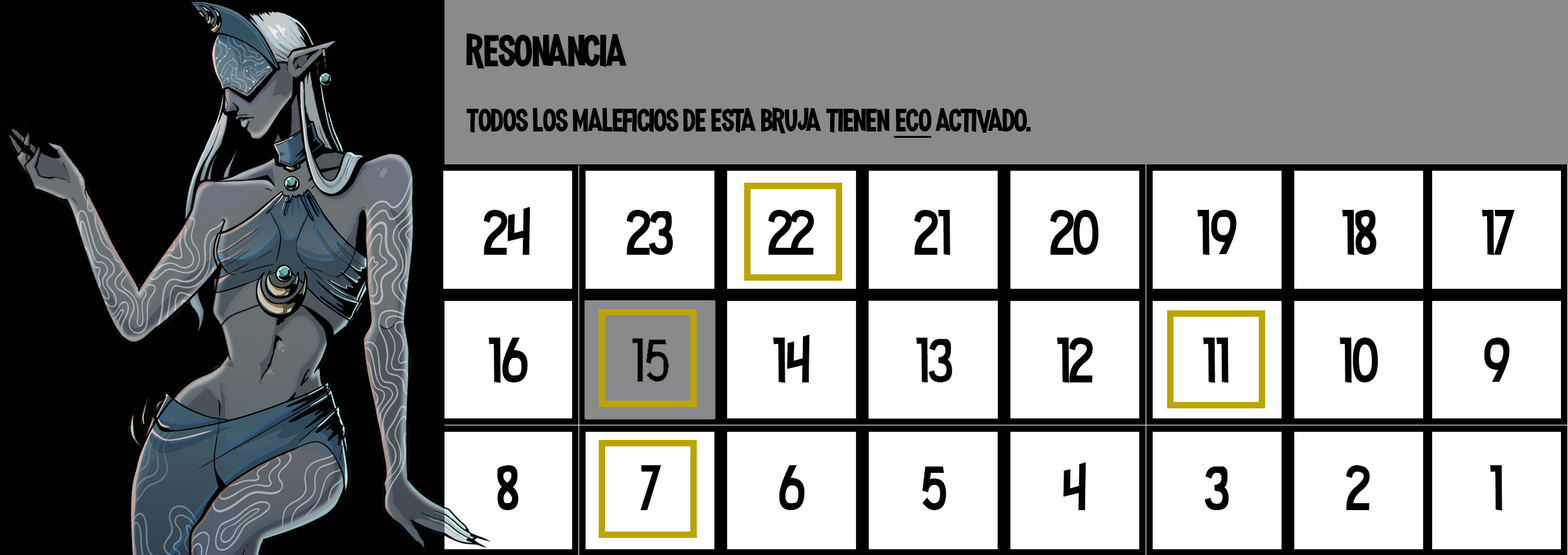
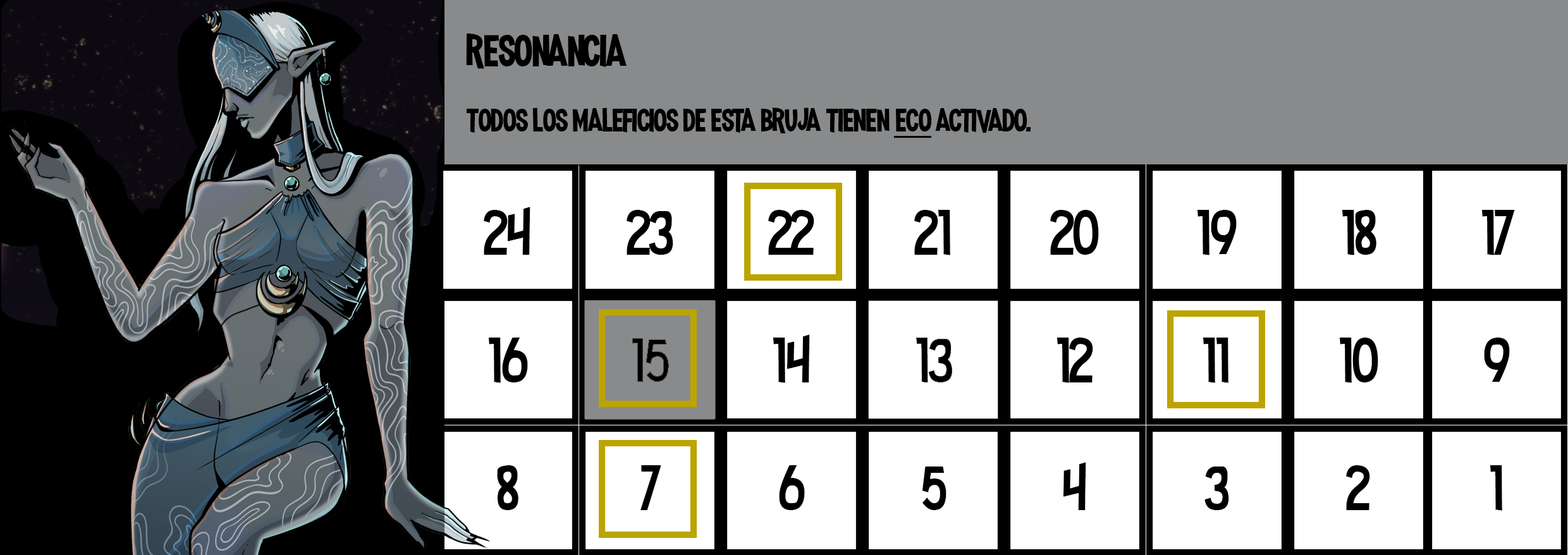
Before/after of a 1568x555 layered artwork. What changed in the layer stack:
added layer "Capa 7" above "Rectángulo 1" over [left=1, top=0, right=445, bottom=327]